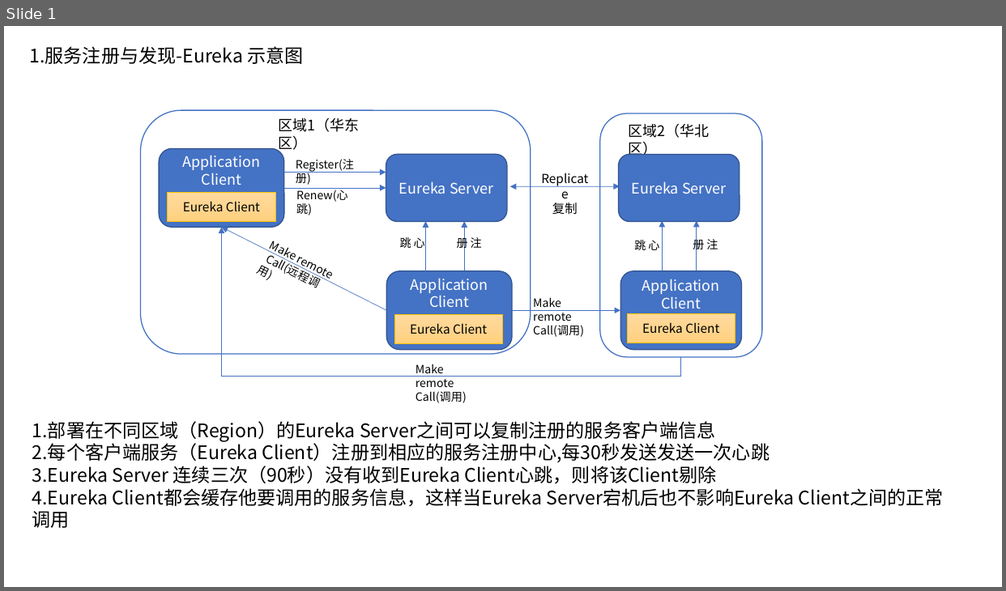
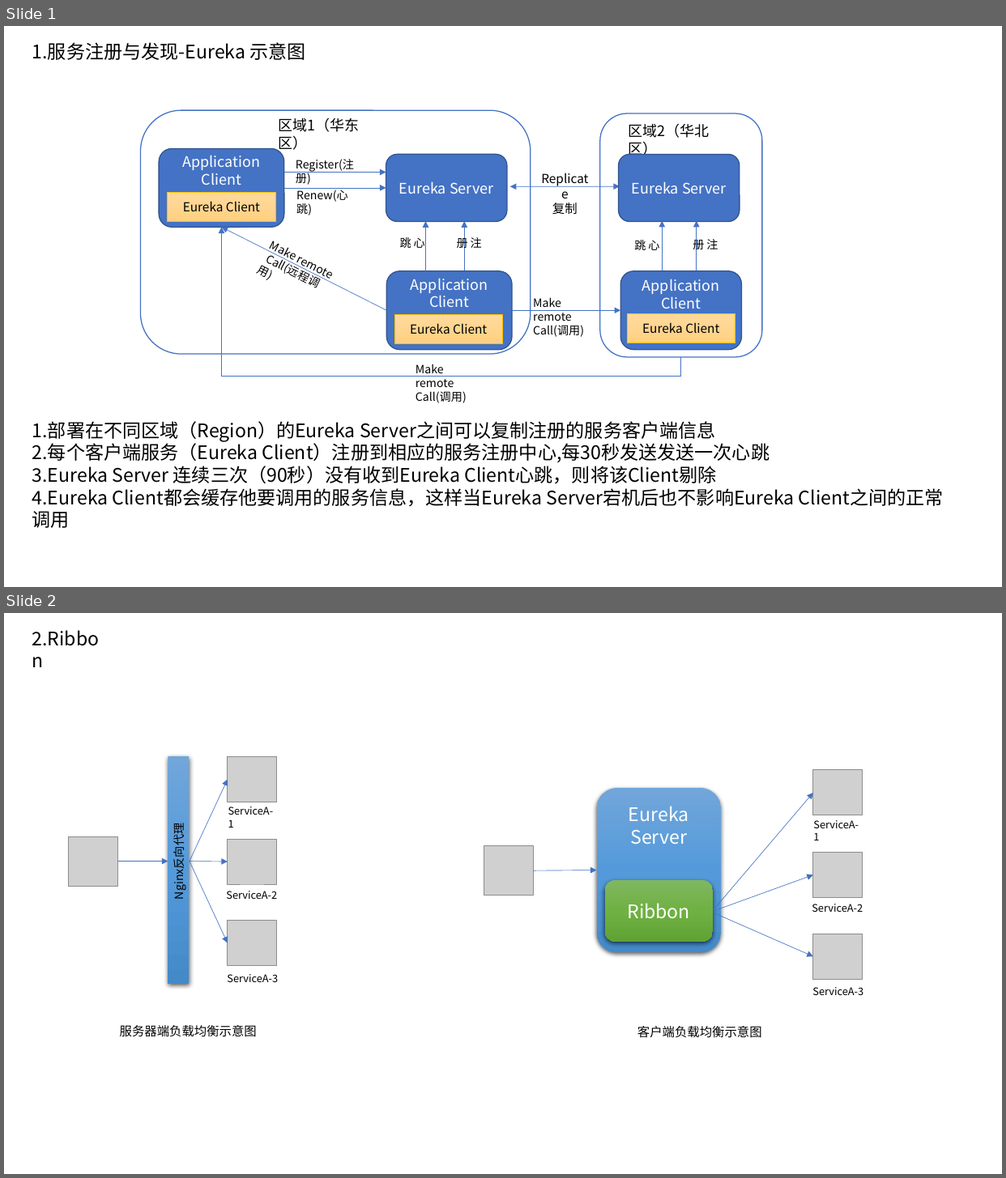
Before and after one commit to adwyxx/Node, a slide deck: SpringCloud Note.pptx. Shown one above the other, each under a label of ours: slide 1 before the commit, slides 1 and 2 after it. The pictures are 1006x591 and 1006x1178 pixels, drawn with LibreOffice and Linux fonts; fonts in the diff are those of the drawing; grey boxes stand for pictures. Boxes give left, top, right and bottom in pixels: in the first picture for what was removed or moved away, otherwise in the second. Text is boxed around its words. In the diff, an @@ line names an element or a change of style, - is before the commit and + after.

```diff
--- a/SpringCloud Note.pptx
+++ b/SpringCloud Note.pptx
@@ slide 2 added at box(4, 613, 1002, 1174), background #FFFFFF @@
@@ text added at box(32, 630, 100, 646), 18 pt, text #000000 @@
+2.Ribbon
@@ group added at box(68, 756, 278, 1037): 5 texts, 4 pictures, 4 arrows, 1 rectangle @@
+ServiceA-1
+ServiceA-2
+ServiceA-3
+Nginx反向代理
+服务器端负载均衡示意图
@@ group added at box(484, 770, 863, 1038): 4 pictures, 4 texts, 4 arrows, 2 rounded rectangles @@
+Eureka Server
+\\
+Ribbon
+ServiceA-1
+ServiceA-2
+ServiceA-3
+客户端负载均衡示意图
@@ slide 1 changed as well @@
@@ text "1.服务注册与发现-Eureka 示意图": place and size @@
-text "1.服务注册与发现-Eureka 示意图" at box(30, 46, 303, 64)
+text "1.服务注册与发现-Eureka 示意图" at box(32, 42, 305, 60)
```
Also in this commit, not shown: 1 slide removed, 2 other files.
